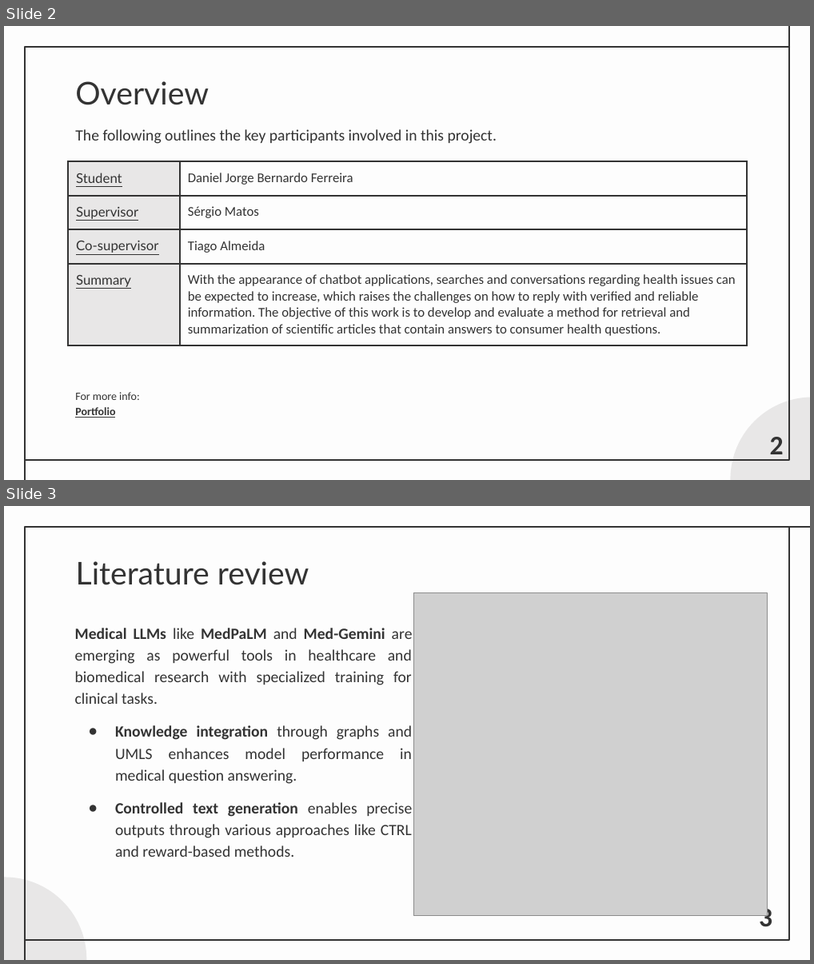
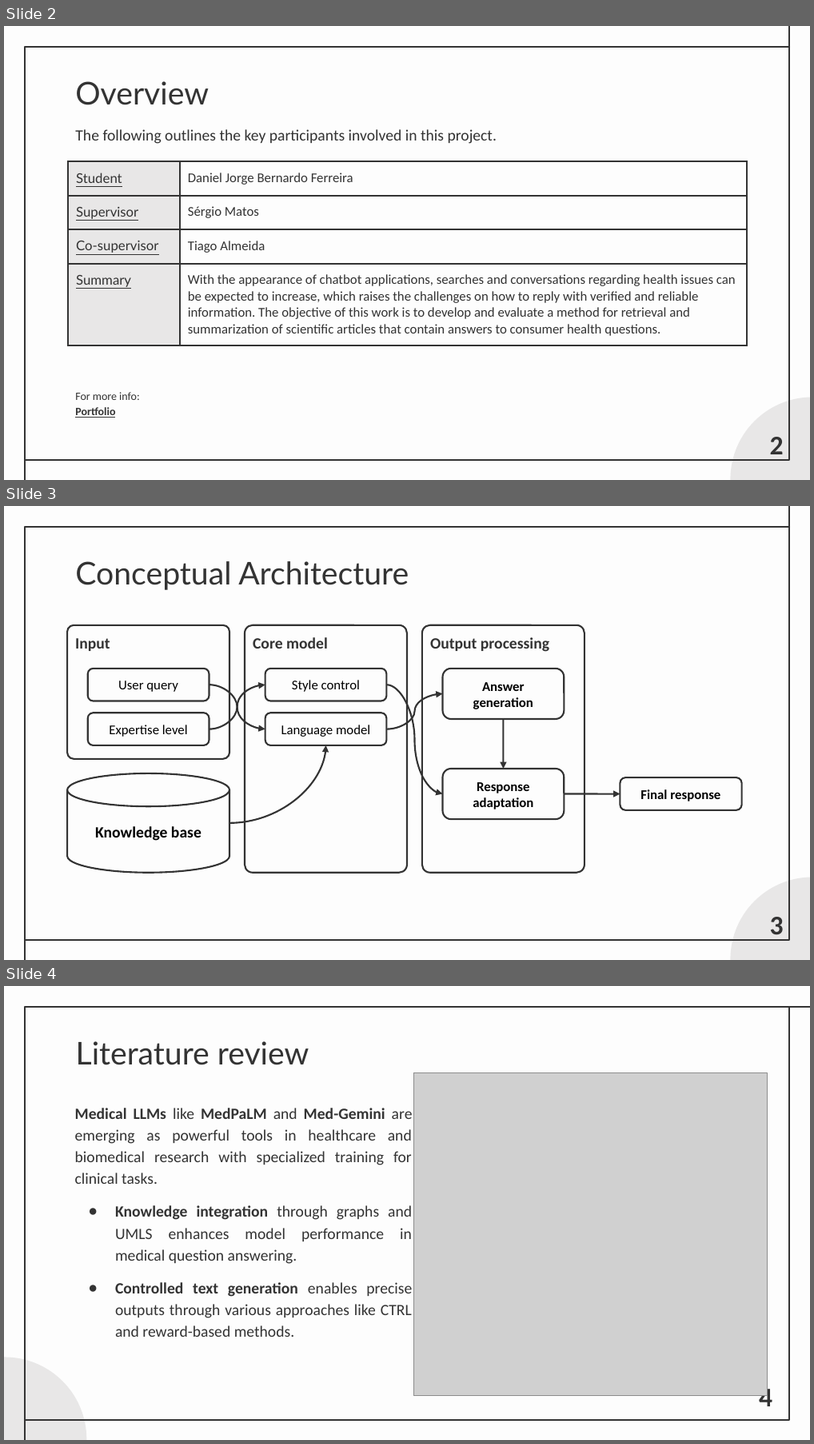
Before and after one commit to DanielFerreira011102/BLS, a slide deck: portfolio/static/documents/PDE_Sprint_2.pptx. Shown one above the other, each under a label of ours: slides 2 and 3 before the commit, slides 2, 3 and 4 after it. The pictures are 814x964 and 814x1444 pixels, drawn with LibreOffice and Linux fonts; fonts in the diff are those of the drawing; grey boxes stand for pictures. Boxes give left, top, right and bottom in pixels: in the first picture for what was removed or moved away, otherwise in the second. Text is boxed around its words. In the diff, an @@ line names an element or a change of style, - is before the commit and + after.

```diff
--- a/portfolio/static/documents/PDE_Sprint_2.pptx
+++ b/portfolio/static/documents/PDE_Sprint_2.pptx
@@ slide 3 added at <box>4,506,810,960</box>, background #FDFDFD; not listed: 4 template elements that a slide beside it also shows @@
@@ title added at <box>75,561,409,590</box>, 28 pt, text #333333 @@
+Conceptual Architecture
@@ rounded rectangle added at <box>68,625,230,760</box>, fill #FDFDFD, outline #333333 1.5 pt @@
@@ rounded rectangle added at <box>245,625,407,873</box>, fill #FDFDFD, outline #333333 1.5 pt @@
@@ rounded rectangle added at <box>422,625,585,873</box>, fill #FDFDFD, outline #333333 1.5 pt @@
@@ text added at <box>75,638,110,651</box>, 14 pt, text #333333, bold @@
+Input
@@ text added at <box>253,637,328,648</box>, 14 pt, text #333333, bold @@
+Core model
@@ text added at <box>430,637,550,652</box>, 14 pt, text #333333, bold @@
+Output processing
@@ rounded rectangle added at <box>88,668,210,700</box>, fill #FDFDFD, outline #333333 1.5 pt, 12 pt, text #000000 @@
+User query
@@ rounded rectangle added at <box>266,668,387,700</box>, fill #FDFDFD, outline #333333 1.5 pt, 12 pt, text #000000 @@
+Style control
@@ rounded rectangle added at <box>442,668,565,719</box>, fill #FDFDFD, outline #333333 1.5 pt, 12 pt, text #000000, bold @@
+Answer generation
@@ curved arrow added from (209, 684) to (266, 728), #333333 1.5 pt @@
@@ curved arrow added from (209, 728) to (266, 684), #333333 1.5 pt @@
@@ curved arrow added from (387, 728) to (442, 694), #333333 1.5 pt @@
@@ curved arrow added from (387, 684) to (442, 794), #333333 1.5 pt @@
@@ rounded rectangle added at <box>88,712,210,744</box>, fill #FDFDFD, outline #333333 1.5 pt, 12 pt, text #000000 @@
+Expertise level
@@ rounded rectangle added at <box>266,712,387,744</box>, fill #FDFDFD, outline #333333 1.5 pt, 12 pt, text #000000 @@
+Language model
@@ curved arrow added from (503, 719) to (504, 768), #333333 1.5 pt @@
@@ curved arrow added from (230, 823) to (326, 745), #333333 1.5 pt @@
@@ rounded rectangle added at <box>442,768,565,819</box>, fill #FDFDFD, outline #333333 1.5 pt, 12 pt, text #000000, bold @@
+Response adaptation
@@ cylinder added at <box>68,773,230,872</box>, outline #333333 1.5 pt, 14 pt, text #000000, bold @@
+Knowledge base
@@ rounded rectangle added at <box>620,777,742,809</box>, fill #FDFDFD, outline #333333 1.5 pt, 12 pt, text #000000, bold @@
+Final response
@@ curved arrow added from (565, 794) to (620, 794), #333333 1.5 pt @@
@@ page number added at <box>770,916,784,940</box>, 24 pt, text #333333, bold @@
+3
@@ what was slide 3 is now slide 4 @@
@@ page number at <box>759,1384,773,1406</box>: text changed @@
-3
+4
```
Also in this commit, not shown: 23 other files.
